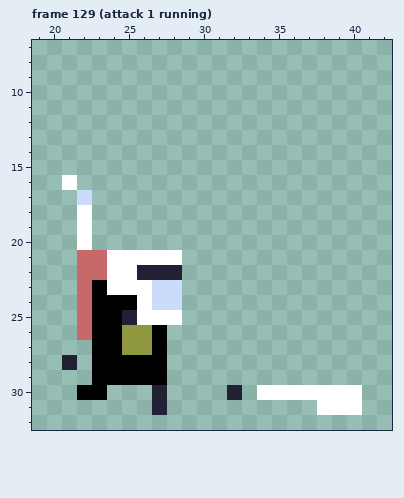
Edited in one commit: pixel-art file (Assets/Penusbmic Art/Hero/Sci Fi Hero no effects.aseprite). The picture above is the old version.
48x48 pixels, 129 frames. Pixels under 10% opacity are left out. Colours within 5 levels of each other are drawn and written as one. Shown: frame 129 (attack 1 running): x 19..42, y 7..32. The commit also changed other frames, which this record leaves out.
The result:
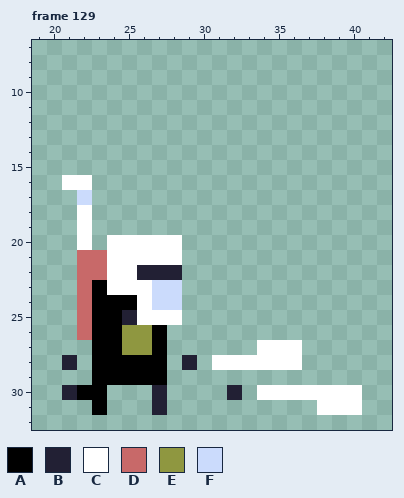
Palette (. is transparent): A #000000  B #222034  C #ffffff  D #c86969  E #8f9740  F #cbdbfc
Difference:
layer "Layer 3" added
Frame 129, layers "hero", "Layer 3":
Colour A is added in row 31 at x 23.
Colour B is added in row 28 at x 29; in row 30 at x 21.
Colour C is added in row 16 at x 22; in row 20 at x 24 to 28; in row 27 at x 34 to 36; in row 28 at x 31 to 36.
Pixel boxes of the changes (left, top, right, bottom) in both pictures:
added: (77, 175, 182, 250)
added: (182, 340, 302, 370)
added: (62, 385, 107, 415)
